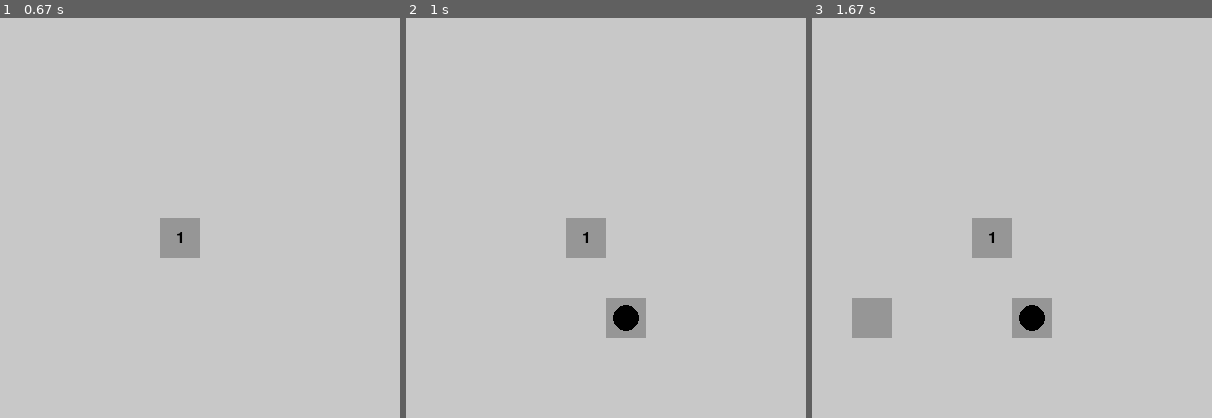
Above: before the commit, frames 1-3 (left to right).
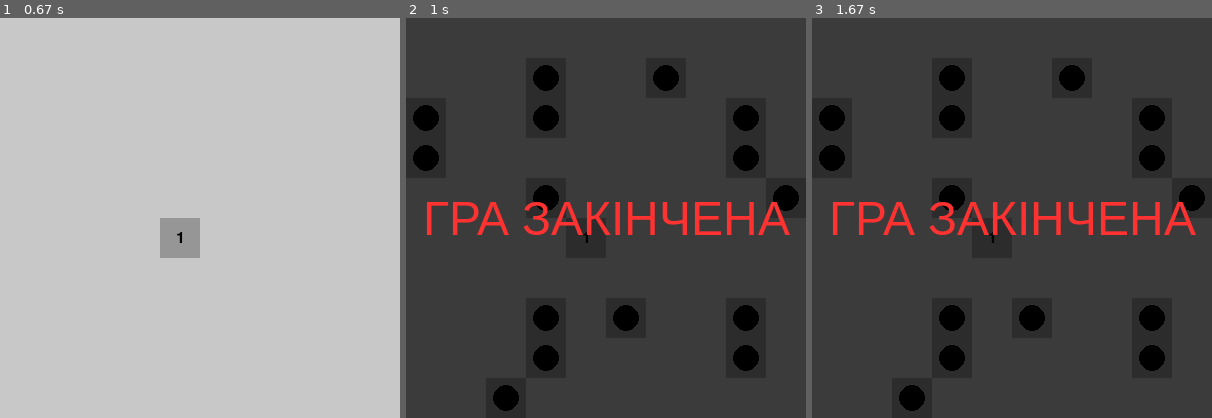
Above: after the commit, the same moments.

Repository: kertya/minesweeper-pygame
Game: pygame game, started from minesweeper/main.py
The game is run twice, just before and just after one commit, with the same random seed, the same clock (stepped at 60 frames per second) and the same inputs.
Inputs (mouse positions are in pixels of both pictures, inside the frame that each line leads up to):
- Up to frame 1 (0.67 s): click (184, 234) at 0.38 s
- Up to frame 2 (1 s): click (646, 306) at 0.72 s
- Up to frame 3 (1.67 s): click (888, 314) at 1.05 s

Frame 1 is identical in both runs. In frame 2, 100% of the frame differs, in the area x 0-100%, y 0-100%; in frame 3, 100%.

Commit message:
Fixed game ending

Diff:
--- a/minesweeper/game/board.py
+++ b/minesweeper/game/board.py
@@ -9,6 +9,8 @@
         self.mine_count = mine_count
         self.cell_size = cell_size
         self.cells = []
+        self.game_over = False
+        self.font = pygame.font.SysFont('Arial', 48)  # Додано шрифт
         self.generate_board()
 
     def generate_board(self, safe_x=None, safe_y=None):
@@ -35,16 +37,11 @@
 
     def count_adjacent_mines(self, x, y):
         count = 0
-        # Перевіряємо всіх 8 сусідів клітинки (x,y)
         for dx in [-1, 0, 1]:
             for dy in [-1, 0, 1]:
-                # Пропускаємо саму клітинку (dx=0, dy=0)
                 if dx == 0 and dy == 0:
                     continue
-
-                nx, ny = x + dx, y + dy  # Координати сусіда
-
-                # Перевіряємо, чи сусід в межах поля
+                nx, ny = x + dx, y + dy
                 if 0 <= nx < self.width and 0 <= ny < self.height:
                     if self.cells[nx][ny].is_mine:
                         count += 1
@@ -55,9 +52,41 @@
             for cell in row:
                 cell.draw(screen)
 
+        # Малюємо повідомлення про програш
+        if self.game_over:
+            # Напівпрозорий чорний фон
+            overlay = pygame.Surface((self.width * self.cell_size, self.height * self.cell_size), pygame.SRCALPHA)
+            overlay.fill((0, 0, 0, 180))  # Темніший фон для кращої видимості
+            screen.blit(overlay, (0, 0))
+
+            # Текст "ГРА ЗАКІНЧЕНА"
+            text = self.font.render('ГРА ЗАКІНЧЕНА', True, (255, 50, 50))
+            text_rect = text.get_rect(center=(self.width * self.cell_size // 2, self.height * self.cell_size // 2))
+            screen.blit(text, text_rect)
+
     def handle_click(self, pos, right_click=False):
+        if self.game_over:
+            return None  # Блокуємо всі кліки після програшу
+
+        clicked = False
         for row in self.cells:
             for cell in row:
-                if cell.handle_click(pos, right_click):
-                    return True
-        return False
+                if cell.rect.collidepoint(pos):
+                    if right_click and not cell.is_open:
+                        cell.has_flag = not cell.has_flag
+                        return "flag"
+                    elif not right_click and not cell.is_open and not cell.has_flag:
+                        cell.is_open = True
+                        if cell.is_mine:
+                            self.game_over = True
+                            self.reveal_all_mines()
+                            return "game_over"
+                        return "open"
+        return None
+
+    def reveal_all_mines(self):
+        """Показує всі міни на полі"""
+        for row in self.cells:
+            for cell in row:
+                if cell.is_mine:
+                    cell.is_open = True
--- a/minesweeper/game/cell.py
+++ b/minesweeper/game/cell.py
@@ -32,8 +32,8 @@
         if self.rect.collidepoint(pos):
             if right_click and not self.is_open:
                 self.has_flag = not self.has_flag
-                return True
-            elif not self.is_open and not self.has_flag:
+                return "flag"
+            elif not right_click and not self.is_open and not self.has_flag:
                 self.is_open = True
-                return True
-        return False
+                return "mine" if self.is_mine else "open"
+        return None
--- a/minesweeper/game/game.py
+++ b/minesweeper/game/game.py
@@ -14,6 +14,8 @@
         pygame.display.set_caption("Minesweeper")
         self.board = Board(width, height, mine_count, cell_size)
         self.running = True
+        self.game_over = False
+        self.font = pygame.font.SysFont('Arial', 32)
 
     def run(self):
         clock = pygame.time.Clock()
@@ -21,15 +23,27 @@
             for event in pygame.event.get():
                 if event.type == pygame.QUIT:
                     self.running = False
-                elif event.type == pygame.MOUSEBUTTONDOWN:
+                elif not self.game_over and event.type == pygame.MOUSEBUTTONDOWN:
+                    result = None
                     if event.button == 1:  # Ліва кнопка миші
-                        self.board.handle_click(event.pos)
+                        esult = self.board.handle_click(event.pos)
+                        if result == "game_over":
+                            self.game_over = True
                     elif event.button == 3:  # Права кнопка миші
                         self.board.handle_click(event.pos, right_click=True)
 
             self.screen.fill((255, 255, 255))
             self.board.draw(self.screen)
+
+            if self.game_over:
+                self.draw_game_over()
             pygame.display.flip()
             clock.tick(60)
 
         pygame.quit()
+
+    def draw_game_over(self):
+        """Відображає повідомлення про програш"""
+        text = self.font.render('GAME OVER!', True, (255, 0, 0))
+        text_rect = text.get_rect(center=(self.screen.get_width()/2, self.screen.get_height()/2))
+        self.screen.blit(text, text_rect)
